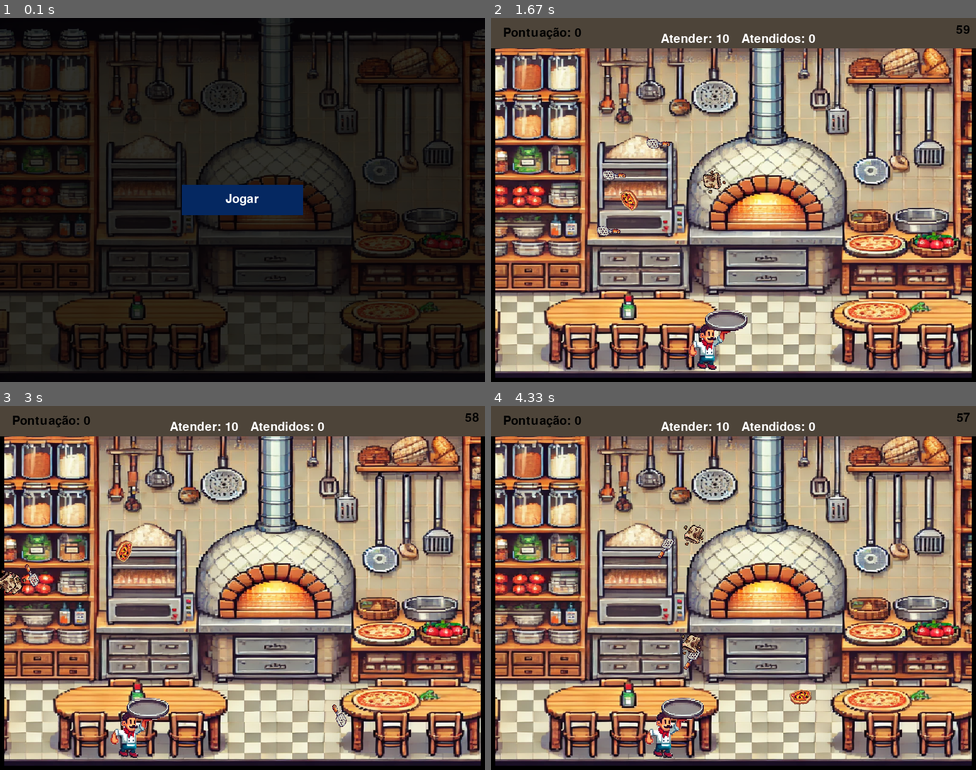
Above: before the commit, frames 1-4 (two rows, left to right).
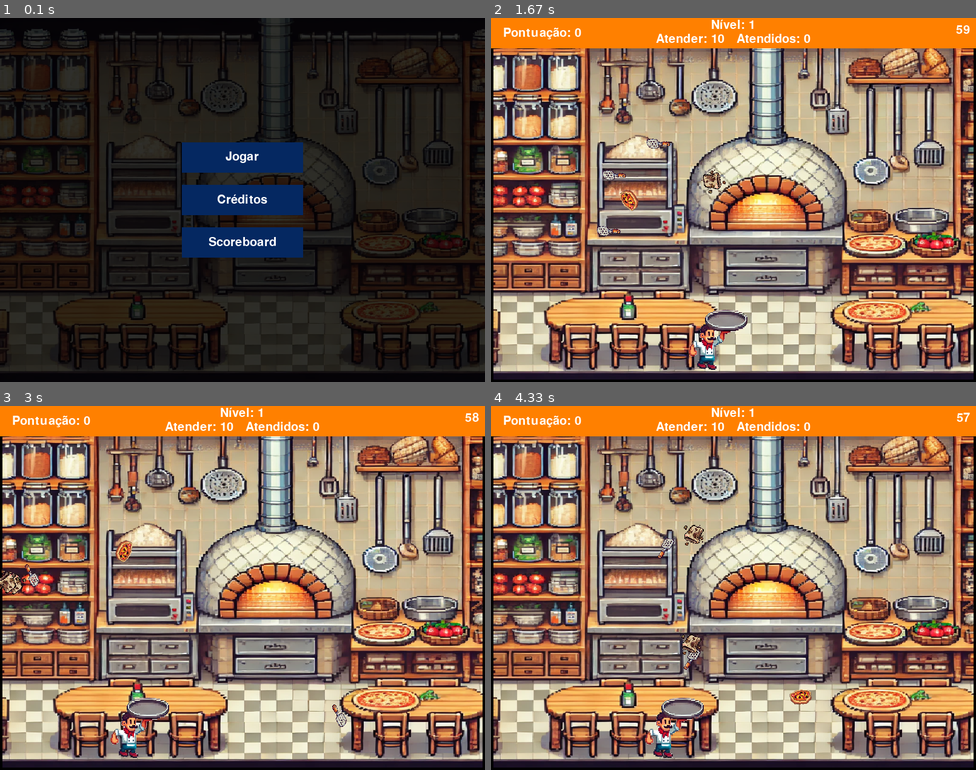
Above: after the commit, the same moments.

Repository: WesleyGCO/Pizza-Panic
Game: pygame game, started from src/main.py
The game is run twice, just before and just after one commit, with the same random seed, the same clock (stepped at 60 frames per second) and the same inputs.
Inputs (mouse positions are in pixels of both pictures, inside the frame that each line leads up to):
- Up to frame 1 (0.1 s): no input
- Up to frame 2 (1.67 s): click "Jogar" at 0.38 s; hold Right 0.67-1.13 s; move the mouse to (714, 214) at 0.7 s; hold Right 1.17-1.63 s
- Up to frame 3 (3 s): hold Left 1.67-2.2 s; hold Left 2.23-2.63 s; hold Right from 2.67 s (still down)
- Up to frame 4 (4.33 s): release Right at 3.3 s; hold Left 3.33-3.8 s; hold Right 3.83-4.3 s

The runs differ from the first frame. In frame 1, 4.3% of the frame differs, in the area x 37-63%, y 34-66%; in frame 2, 9.4%, in the area x 0-100%, y 0-100%; in frame 3, 9.4%; in frame 4, 9.4%.

Commit message:
Criado menu_creditos; criado opções no menu_inicial para créditos e scoreboard

Diff:
--- a/src/adapters/primary/pygame_output_adapter.py
+++ b/src/adapters/primary/pygame_output_adapter.py
@@ -112,20 +112,23 @@
 def renderizar_texto(texto, cor = (255, 255, 255), fonte = fonte_padrao):
     return fonte.render(texto, True, cor)
 
-def renderizar_texto_placar(texto_pedidos, texto_atendidos):
-
+def renderizar_texto_placar(texto_pedidos, texto_atendidos, texto_numero_fase):
     superficie_texto_pedidos = renderizar_texto(texto_pedidos)
     superficie_texto_atendidos = renderizar_texto(texto_atendidos)
+    superficie_texto_numero_fase = renderizar_texto(texto_numero_fase)
 
-    # Calcular a largura total dos textos
-    largura_total = superficie_texto_pedidos.get_width() + superficie_texto_atendidos.get_width() + 5  # 5 é o espaçamento entre os textos
+    # Calcular a largura total dos textos "pedidos" e "atendidos" juntos
+    largura_total = superficie_texto_pedidos.get_width() + superficie_texto_atendidos.get_width() + 20  # 20 é o espaçamento entre os textos
 
-    # Calcular a posição X centralizada, considerando a borda
+    # Calcular a posição X centralizada para os textos "pedidos" e "atendidos"
     posicao_x_centralizada = calcular_posicao_x_centralizada(largura_total)
-
-    # Calcular a posição Y centralizada na parte superior, considerando a borda e o menu superior
     posicao_y_centralizada = calcular_posicao_y_centralizada_topo()
 
+    # Desenhar texto_numero_fase centralizado acima dos textos de pedidos e atendidos
+    posicao_x_numero_fase = posicao_x_centralizada + largura_total // 2 - superficie_texto_numero_fase.get_width() // 2
+    posicao_y_numero_fase = posicao_y_centralizada - superficie_texto_numero_fase.get_height() - 3  # 10 é o espaço acima
+
+    desenhar_superficie(superficie_texto_numero_fase, (posicao_x_numero_fase, posicao_y_numero_fase))
     desenhar_superficie(superficie_texto_pedidos, (posicao_x_centralizada, posicao_y_centralizada))
     desenhar_superficie(superficie_texto_atendidos, (posicao_x_centralizada + superficie_texto_pedidos.get_width() + 20, posicao_y_centralizada))
 
--- a/src/adapters/primary/ui/menu_borda_ui.py
+++ b/src/adapters/primary/ui/menu_borda_ui.py
@@ -2,8 +2,8 @@
 
 def menu_borda_ui(tela_altura, tela_largura):
 
-    pygame_output_adapter.desenhar_retangulo((0, 0, 0), (0, 0, tela_altura, tela_largura), 7)
+    pygame_output_adapter.desenhar_retangulo((0, 0, 0), (0, 0, tela_altura, tela_largura), 4)
 
     menu_superior = pygame_output_adapter.criar_superficie(tela_altura)
-    pygame_output_adapter.preencher_superficie(menu_superior, (77, 68, 57))
+    pygame_output_adapter.preencher_superficie(menu_superior, (255, 128, 0))
     pygame_output_adapter.desenhar_superficie(menu_superior, (0, 0))
--- /dev/null
+++ b/src/adapters/primary/ui/menu_creditos_ui.py
@@ -0,0 +1,109 @@
+from adapters.primary import pygame_output_adapter, pygame_input_adapter
+
+class MenuCreditosUI:
+    """
+    Classe responsável pela interface do menu de créditos do jogo.
+
+    Esta classe exibe as informações dos créditos, como desenvolvedores e contribuidores.
+
+    Métodos:
+        renderizar_menu_creditos(): Faz a renderização dos créditos na tela.
+        lidar_entrada_menu_creditos(): Lida com a entrada do jogador no menu de créditos.
+    """
+
+    def __init__(self, tela_largura, tela_altura):
+        """
+        Inicializa o menu de créditos com os parâmetros de tela e define os elementos de interface.
+
+        Args:
+            tela_largura (int): Largura da tela do jogo.
+            tela_altura (int): Altura da tela do jogo.
+
+        Atributos:
+            tela_largura (int): A largura da tela do jogo.
+            tela_altura (int): A altura da tela do jogo.
+            botao_voltar (pygame.Rect): O retângulo que representa o botão de voltar ao menu principal.
+            cor_botao_hover (tuple): A cor do botão quando o mouse está sobre ele.
+            cor_botao_normal (tuple): A cor do botão em seu estado normal.
+            texto_creditos (list): Lista contendo as linhas de texto dos créditos.
+        """
+        self.tela_largura = tela_largura
+        self.tela_altura = tela_altura
+        botao_largura = 200
+        botao_altura = 50
+        espaco_entre_botoes = 20
+
+        # Configuração do botão de voltar
+        botao_posicao_x = (tela_largura - botao_largura) // 2
+        botao_posicao_y = tela_altura - botao_altura - espaco_entre_botoes
+        self.botao_voltar = pygame_output_adapter.criar_retangulo(botao_posicao_x, botao_posicao_y, botao_largura, botao_altura)
+
+        # Cores do botão
+        self.cor_botao_hover = (15, 99, 245)
+        self.cor_botao_normal = (5, 40, 97)
+
+        # Texto dos créditos
+        self.texto_creditos = [
+            "Desenvolvedores:",
+            "  - Pedro Augusto",
+            "  - Wesley Castilho",
+            "Agradecimentos:",
+            "  - Equipe OpenAI",
+            "  - Comunidade Pygame",
+            "  - Professor Eduardo",
+            "  - Professor Helio"
+        ]
+
+    def renderizar_menu_creditos(self):
+        """
+        Renderiza o menu de créditos na tela.
+
+        Exibe o texto dos créditos e o botão de voltar.
+
+        Returns:
+            None
+        """
+        # Renderizar fundo e texto dos créditos
+        y_inicial = 100
+        for i, linha in enumerate(self.texto_creditos):
+            texto_renderizado = pygame_output_adapter.renderizar_texto(linha)
+            posicao_x_texto = (self.tela_largura - texto_renderizado.get_width()) // 2
+            posicao_y_texto = y_inicial + i * 30  # Espaçamento entre linhas
+            pygame_output_adapter.desenhar_superficie(texto_renderizado, (posicao_x_texto, posicao_y_texto))
+
+        # Renderizar botão de voltar
+        self.renderizar_botao(self.botao_voltar, "Voltar")
+
+    def renderizar_botao(self, botao, texto):
+        """
+        Renderiza um botão retangular com o texto centralizado.
+
+        Args:
+            botao (pygame.Rect): Retângulo representando o botão.
+            texto (str): Texto a ser exibido no botão.
+        """
+        mouse_pos = pygame_input_adapter.mouse_posicao()
+
+        # Verificar se o mouse está sobre o botão
+        cor_atual = self.cor_botao_hover if botao.collidepoint(mouse_pos) else self.cor_botao_normal
+        pygame_output_adapter.desenhar_botao_retangulo(cor_atual, botao)
+
+        # Centralizar o texto no botão
+        texto_renderizado = pygame_output_adapter.renderizar_texto(texto)
+        posicao_x_texto = botao.x + (botao.width - texto_renderizado.get_width()) // 2
+        posicao_y_texto = botao.y + (botao.height - texto_renderizado.get_height()) // 2
+        pygame_output_adapter.desenhar_superficie(texto_renderizado, (posicao_x_texto, posicao_y_texto))
+
+    def lidar_entrada_menu_creditos(self, evento):
+        """
+        Lida com a entrada do usuário no menu de créditos.
+
+        Args:
+            evento (pygame.event): Evento de entrada do usuário.
+
+        Returns:
+            str: Retorna "VOLTAR" se o botão de voltar for clicado, caso contrário, retorna None.
+        """
+        if pygame_input_adapter.clicado(evento) and self.botao_voltar.collidepoint(evento.pos):
+            return "VOLTAR"
+        return None
--- a/src/adapters/primary/ui/menu_inicial_ui.py
+++ b/src/adapters/primary/ui/menu_inicial_ui.py
@@ -4,8 +4,7 @@
     """
     Classe responsável pela interface do menu inicial do jogo.
 
-    Esta classe gerencia a exibição do menu inicial, incluindo o botão de
-    jogar, e lida com a entrada do usuário.
+    Esta classe gerencia a exibição do menu inicial, incluindo o botão de jogar, e lida com a entrada do usuário.
 
     Métodos:
         renderizar_menu_inicial(): Faz a renderização na tela do menu inicial para o jogador escolher as opções disponíveis
@@ -34,10 +33,17 @@
         self.tela_altura = tela_altura
         botao_largura = 200
         botao_altura = 50
+        espaco_entre_botoes = 20  # Espaço entre os botões
+
+        # Calculando a posição inicial dos botões para centralizar o conjunto
+        total_altura_botoes = 3 * botao_altura + 2 * espaco_entre_botoes
+        posicao_inicial_y = (tela_altura - total_altura_botoes) // 2
+
         botao_posicao_x = (tela_largura - botao_largura) // 2
-        botao_posicao_y = (tela_altura - botao_altura) // 2
-        self.botao_jogar = pygame_output_adapter.criar_retangulo(botao_posicao_x, botao_posicao_y, botao_largura, botao_altura)
-        self.botao_creditos = pygame_output_adapter.criar_retangulo(botao_posicao_x, botao_posicao_y + 2 * (botao_altura + 20), botao_largura, botao_altura)
+        self.botao_jogar = pygame_output_adapter.criar_retangulo(botao_posicao_x, posicao_inicial_y, botao_largura, botao_altura)
+        self.botao_creditos = pygame_output_adapter.criar_retangulo(botao_posicao_x, posicao_inicial_y + botao_altura + espaco_entre_botoes, botao_largura, botao_altura)
+        self.botao_scoreboard = pygame_output_adapter.criar_retangulo(botao_posicao_x, posicao_inicial_y + 2 * (botao_altura + espaco_entre_botoes), botao_largura, botao_altura)
+
         self.cor_botao_hover = (15, 99, 245)
         self.cor_botao_normal = (5, 40, 97)
 
@@ -55,24 +61,26 @@
         Returns:
             None
         """
+        pygame_output_adapter.desenhar_superficie(self.imagem_redimensionada, (0, 0))
+        self.renderizar_botao(self.botao_jogar, "Jogar")
+        self.renderizar_botao(self.botao_creditos, "Créditos")
+        self.renderizar_botao(self.botao_scoreboard, "Scoreboard")
+
+    def renderizar_botao(self, botao, texto):
         mouse_pos = pygame_input_adapter.mouse_posicao()
 
-        # Renderizar a imagem de fundo
-        pygame_output_adapter.desenhar_superficie(self.imagem_redimensionada, (0, 0))
-
         # Verificar se o mouse está sobre o botão
-        if self.botao_jogar.collidepoint(mouse_pos):
+        if botao.collidepoint(mouse_pos):
             cor_atual = self.cor_botao_hover
         else:
             cor_atual = self.cor_botao_normal
 
-        pygame_output_adapter.desenhar_botao_retangulo(cor_atual, self.botao_jogar)
+        pygame_output_adapter.desenhar_botao_retangulo(cor_atual, botao)
 
-        texto_botao = pygame_output_adapter.renderizar_texto("Jogar")
-
+        texto_botao = pygame_output_adapter.renderizar_texto(texto)
         largura_texto, altura_texto = texto_botao.get_size()
-        posicao_x_texto = self.botao_jogar.x + (self.botao_jogar.width - largura_texto) // 2
-        posicao_y_texto = self.botao_jogar.y + (self.botao_jogar.height - altura_texto) // 2
+        posicao_x_texto = botao.x + (botao.width - largura_texto) // 2
+        posicao_y_texto = botao.y + (botao.height - altura_texto) // 2
         pygame_output_adapter.desenhar_superficie(texto_botao, (posicao_x_texto, posicao_y_texto))
 
     def lidar_entrada_menu_inicial(self, evento):
@@ -86,8 +94,12 @@
             str: Retorna "JOGAR" se o botão de jogar for clicado, caso contrário, retorna None.
         """
         if (pygame_input_adapter.clicado(evento)):
+            pygame_output_adapter.parar_som("menu_inicial")
             if (self.botao_jogar.collidepoint(evento.pos)):
-                pygame_output_adapter.parar_som("menu_inicial")
                 return "JOGAR"
+            if (self.botao_creditos.collidepoint(evento.pos)):
+                return "Créditos"
+            if (self.botao_scoreboard.collidepoint(evento.pos)):
+                return "Scoreboard"
 
         return None
--- a/src/adapters/primary/use_cases/gerenciar_jogo.py
+++ b/src/adapters/primary/use_cases/gerenciar_jogo.py
@@ -1,6 +1,7 @@
 from adapters.primary import pygame_output_adapter
 from adapters.primary.ui.fase_ui import FaseUI
 from adapters.primary.ui.jogo_ui import JogoUI
+from adapters.primary.ui.menu_creditos_ui import MenuCreditosUI
 from adapters.primary.use_cases import gerenciar_fase, gerenciar_menus
 from application.models.Jogo import Jogo
 from adapters.primary.ui.menu_fase_ui import MenuFaseUI
@@ -39,7 +40,7 @@
 
     while True:
         pygame_output_adapter.tocar_som("menu_inicial")
-        if gerenciar_menus.rodar_menu_inicial(menu_inicial):
+        if (gerenciar_menus.rodar_menu_inicial(menu_inicial)):
             jogo_ui = JogoUI(tamanho_tela_largura, tamanho_tela_altura, item_servico, personagem_servico)
             fase_ui = FaseUI(tamanho_tela_altura, tamanho_tela_largura, jogo_model.relogio, jogo_model.posicao_x_texto, jogo_model.posicao_y_texto)
 
--- a/src/adapters/primary/use_cases/gerenciar_menus.py
+++ b/src/adapters/primary/use_cases/gerenciar_menus.py
@@ -18,6 +18,20 @@
 
             menu_inicial.renderizar_menu_inicial()
             pygame_output_adapter.atualizacao_tela()
+
+def rodar_menu_credito(menu_credito):
+    rodando_credito = True
+
+    while rodando_credito:
+        for evento in pygame_input_adapter.capturar_eventos():
+            if (evento.type == pygame_input_adapter.eh_sair(evento)):
+                pygame_output_adapter.sair()
+                quit()
+
+            resultado = menu_credito.lidar_entrada_menu_creditos(evento)
+            if (resultado == "Voltar"):
+                rodando_credito = False
+                return True
 
 def rodar_menu_fase(menu_fase, jogo_model, numero_fase):
     rodando_menu_fase = True
--- a/src/core/services/placar_servico.py
+++ b/src/core/services/placar_servico.py
@@ -8,5 +8,6 @@
 
         texto_pedidos = f"Atender: {informacoes_placar['pedidos']}"
         texto_atendidos = f"Atendidos: {informacoes_placar['pedidos_coletados']}"
+        texto_numero_fase = f"Nível: {fase_model.numero}"
 
-        pygame_output_adapter.renderizar_texto_placar(texto_pedidos, texto_atendidos)
+        pygame_output_adapter.renderizar_texto_placar(texto_pedidos, texto_atendidos, texto_numero_fase)
--- a/src/core/services/tempo_servico.py
+++ b/src/core/services/tempo_servico.py
@@ -32,7 +32,7 @@
         # Desenha a quantidade de itens coletados na tela
         texto_itens_coletados = f"Pontuação: {personagem.pontuacao_personagem}"
 
-        superficie_texto = pygame_output_adapter.renderizar_texto(texto_itens_coletados, (0, 0, 0))
+        superficie_texto = pygame_output_adapter.renderizar_texto(texto_itens_coletados, (255, 255, 255))
         pygame_output_adapter.desenhar_superficie(superficie_texto, (posicao_x_texto, posicao_y_texto))
 
     def contagem_regressiva(self, fase_model, tela_altura):
@@ -57,5 +57,5 @@
             return gerenciar_fase.setar_fase_perdida(fase_model)
 
         # Desenha o tempo restante na tela
-        superficie_texto_relogio = pygame_output_adapter.renderizar_texto(tempo_formatado, (0, 0, 0))
+        superficie_texto_relogio = pygame_output_adapter.renderizar_texto(tempo_formatado, (255, 255, 255))
         pygame_output_adapter.desenhar_superficie(superficie_texto_relogio, (tela_altura - superficie_texto_relogio.get_width() - 10, 10))
